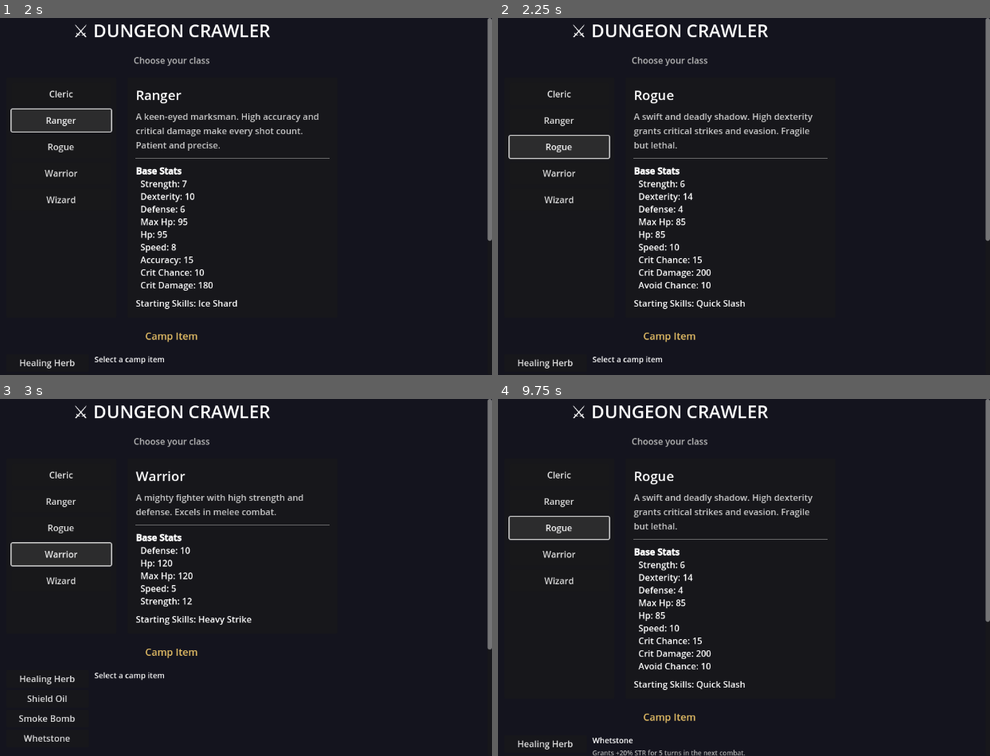
Above: before the commit, frames 1-4 (two rows, left to right).
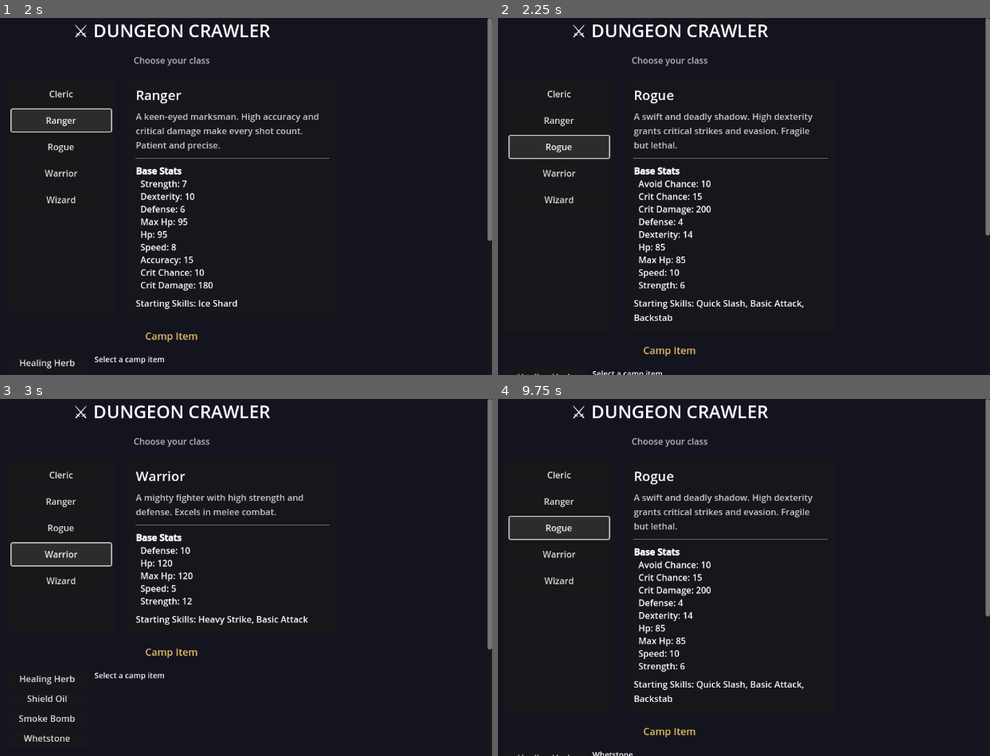
Above: after the commit, the same moments.

Repository: EmilianoRojas/dungeoncrawler2d
Game: Godot game, scene res://ui/lobby.tscn
Same seed, same stepped clock (60 frames per second), same inputs: the game is played once before the commit and once after it.
Inputs:
- Up to frame 1 (2 s): click "Cleric" at 0.5 s; click "Ranger" at 1.25 s
- Up to frame 2 (2.25 s): click "Rogue" at 2 s
- Up to frame 3 (3 s): click "Warrior" at 2.75 s
- Up to frame 4 (9.75 s): click "Wizard" at 3.5 s; click "Healing Herb" at 4.25 s; click "Cleric" at 5 s; click "Healing Herb" at 5.75 s; click "Shield Oil" at 6.5 s; click "Smoke Bomb" at 7.25 s; click "Whetstone" at 8 s; click "Ranger" at 8.75 s; click "Rogue" at 9.5 s

Frame 1 is identical in both runs. In frame 2, 2.3% of the frame differs, in the area x 4-100%, y 45-100%; in frame 3, 0.1%; in frame 4, 2.4%.

Commit message:
fix: adjust delay before showing room selection and update rogue and warrior class resources

Diff:
--- a/core/game_loop.gd
+++ b/core/game_loop.gd
@@ -270,7 +270,7 @@
 
 func _on_room_completed() -> void:
 	# Brief delay before showing next choices so the player can see the result
-	await get_tree().create_timer(2.0).timeout
+	await get_tree().create_timer(0.5).timeout
 	_show_room_selection()
 
 func _on_combat_log(data: Dictionary) -> void:
@@ -295,7 +295,7 @@
 	var dungeon_floor = dungeon_manager.current_floor
 
 	var rewards = LootSystem.generate_enemy_loot(dungeon_floor, is_elite, is_boss)
-
+	"res://data/skills/backstab.tres"
 	if rewards.is_empty():
 		_log("No loot dropped.")
 		_finish_loot_phase()
--- a/data/classes/rogue.tres
+++ b/data/classes/rogue.tres
@@ -1,22 +1,31 @@
-[gd_resource type="Resource" script_class="ClassData" load_steps=3 format=3 uid="uid://rogue_class"]
+[gd_resource type="Resource" script_class="ClassData" load_steps=8 format=3 uid="uid://clm6a4lgtweho"]
 
 [ext_resource type="Script" uid="uid://n28pm4g4p03n" path="res://core/data/class_data.gd" id="1_class"]
-[ext_resource type="Resource" uid="uid://quick_slash_skill" path="res://data/skills/quick_slash.tres" id="2_skill"]
+[ext_resource type="Texture2D" uid="uid://c4l6ffm30s3ou" path="res://data/Ronin.png" id="2_cjm6j"]
+[ext_resource type="Resource" path="res://data/skills/quick_slash.tres" id="2_skill"]
+[ext_resource type="Script" uid="uid://cjspqx2a0nho7" path="res://core/combat/skill.gd" id="3_ewcr0"]
+[ext_resource type="Resource" path="res://data/skills/basic_attack.tres" id="5_umsnw"]
+[ext_resource type="Resource" path="res://data/skills/backstab.tres" id="6_npi5h"]
+
+[sub_resource type="AtlasTexture" id="AtlasTexture_yqwkw"]
+atlas = ExtResource("2_cjm6j")
+region = Rect2(17, 12, 29, 33)
 
 [resource]
 script = ExtResource("1_class")
 title = "Rogue"
 description = "A swift and deadly shadow. High dexterity grants critical strikes and evasion. Fragile but lethal."
 base_stats = Dictionary[StringName, int]({
-&"strength": 6,
-&"dexterity": 14,
-&"defense": 4,
-&"max_hp": 85,
-&"hp": 85,
-&"speed": 10,
+&"avoid_chance": 10,
 &"crit_chance": 15,
 &"crit_damage": 200,
-&"avoid_chance": 10
+&"defense": 4,
+&"dexterity": 14,
+&"hp": 85,
+&"max_hp": 85,
+&"speed": 10,
+&"strength": 6
 })
-starting_skills = Array[Resource]([ExtResource("2_skill")])
+starting_skills = Array[ExtResource("3_ewcr0")]([ExtResource("2_skill"), ExtResource("5_umsnw"), ExtResource("6_npi5h")])
 starting_passives = Array[StringName]([&"technique"])
+sprite = SubResource("AtlasTexture_yqwkw")
--- a/data/classes/warrior.tres
+++ b/data/classes/warrior.tres
@@ -1,9 +1,10 @@
-[gd_resource type="Resource" script_class="ClassData" load_steps=6 format=3 uid="uid://dr3brmvrwsek"]
+[gd_resource type="Resource" script_class="ClassData" load_steps=7 format=3 uid="uid://dr3brmvrwsek"]
 
 [ext_resource type="Script" uid="uid://n28pm4g4p03n" path="res://core/data/class_data.gd" id="1_class"]
 [ext_resource type="Texture2D" uid="uid://q2hocdbv5rjc" path="res://data/Knight.png" id="2_kv6er"]
 [ext_resource type="Resource" path="res://data/skills/heavy_strike.tres" id="2_skill1"]
 [ext_resource type="Script" uid="uid://cjspqx2a0nho7" path="res://core/combat/skill.gd" id="3_8y3rw"]
+[ext_resource type="Resource" path="res://data/skills/basic_attack.tres" id="5_8y3rw"]
 
 [sub_resource type="AtlasTexture" id="AtlasTexture_kv6er"]
 atlas = ExtResource("2_kv6er")
@@ -20,6 +21,6 @@
 &"speed": 5,
 &"strength": 12
 })
-starting_skills = Array[ExtResource("3_8y3rw")]([ExtResource("2_skill1")])
+starting_skills = Array[ExtResource("3_8y3rw")]([ExtResource("2_skill1"), ExtResource("5_8y3rw")])
 starting_passives = Array[StringName]([&"super_strength"])
 sprite = SubResource("AtlasTexture_kv6er")
--- a/data/skills/backstab.tres
+++ b/data/skills/backstab.tres
@@ -1,6 +1,7 @@
-[gd_resource type="Resource" script_class="Skill" load_steps=2 format=3 uid="uid://backstab_skill"]
+[gd_resource type="Resource" script_class="Skill" load_steps=3 format=3 uid="uid://pt58amveqb1w"]
 
 [ext_resource type="Script" uid="uid://cjspqx2a0nho7" path="res://core/combat/skill.gd" id="1_skill"]
+[ext_resource type="Script" uid="uid://culub74taadkn" path="res://core/effects/effect_resource.gd" id="1_w25cv"]
 
 [resource]
 script = ExtResource("1_skill")
@@ -8,10 +9,14 @@
 scaling_type = 1
 scaling_stat = &"dexterity"
 scaling_percent = 3.0
-on_cast_effects = Array[Resource]([])
-on_hit_effects = Array[Resource]([])
+on_cast_effects = Array[ExtResource("1_w25cv")]([])
+on_hit_effects = Array[ExtResource("1_w25cv")]([])
 base_power = 20
 max_cooldown = 5
 hit_chance = 55
+ignores_shield = false
+is_self_heal = false
+is_observe = false
+skill_level = 1
 impact_delay = 0.2
 vfx_color = Color(0.5, 0.9, 0.5, 1)
--- a/project.godot
+++ b/project.godot
@@ -25,5 +25,5 @@
 
 [rendering]
 
+textures/canvas_textures/default_texture_filter=0
 renderer/rendering_method="mobile"
-textures/canvas_textures/default_texture_filter=0
Not shown, added: ui/vfx_manager.gd.uid
